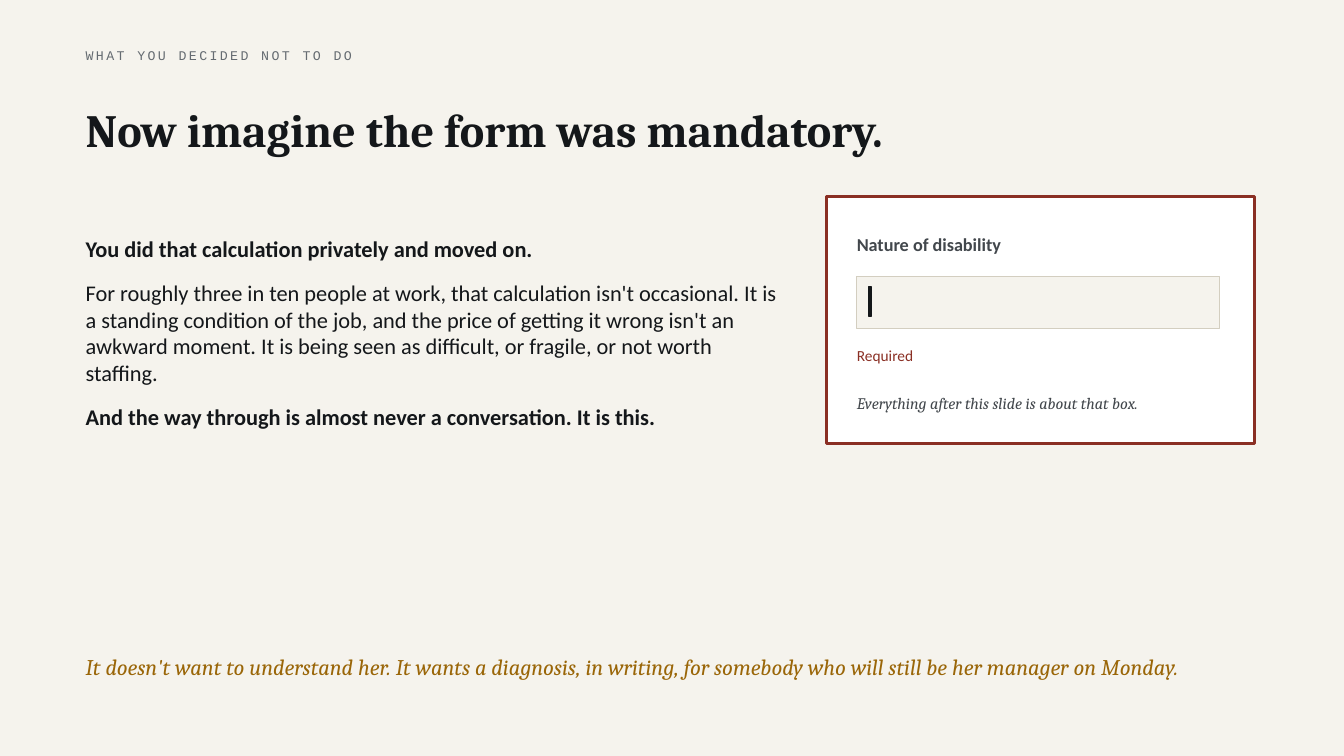
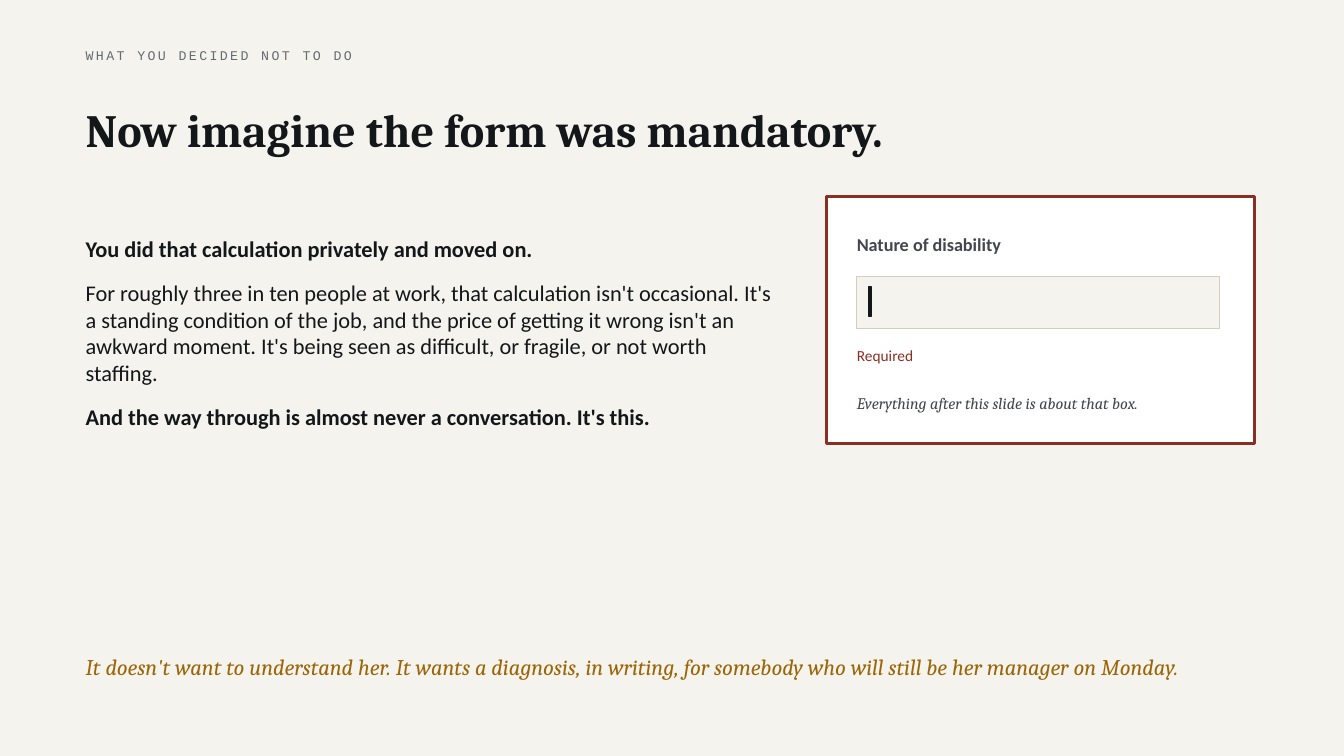
Before and after one commit to parthsevak2/curb-cut, a slide deck: slide 3 of deck/Curb-Cut.pptx. Drawn at 1344x756 pixels with LibreOffice and Linux fonts; fonts in the diff are those of the drawing. Boxes give left, top, right and bottom in pixels: in the first picture for what was removed or moved away, otherwise in the second. Text is boxed around its words. In the diff, an @@ line names an element or a change of style, - is before the commit and + after.

```diff
--- a/deck/Curb-Cut.pptx
+++ b/deck/Curb-Cut.pptx
@@ text at bbox=[86, 285, 771, 429]: text changed @@
-For roughly three in ten people at work, that calculation isn't occasional. It is a standing condition of the job, and the price of getting it wrong isn't an awkward moment. It is being seen as difficult, or fragile, or not worth staffing.
-And the way through is almost never a conversation. It is this.
+For roughly three in ten people at work, that calculation isn't occasional. It's a standing condition of the job, and the price of getting it wrong isn't an awkward moment. It's being seen as difficult, or fragile, or not worth staffing.
+And the way through is almost never a conversation. It's this.
```
Also in this commit, not shown: 6 other slides changed, 2 other files.
